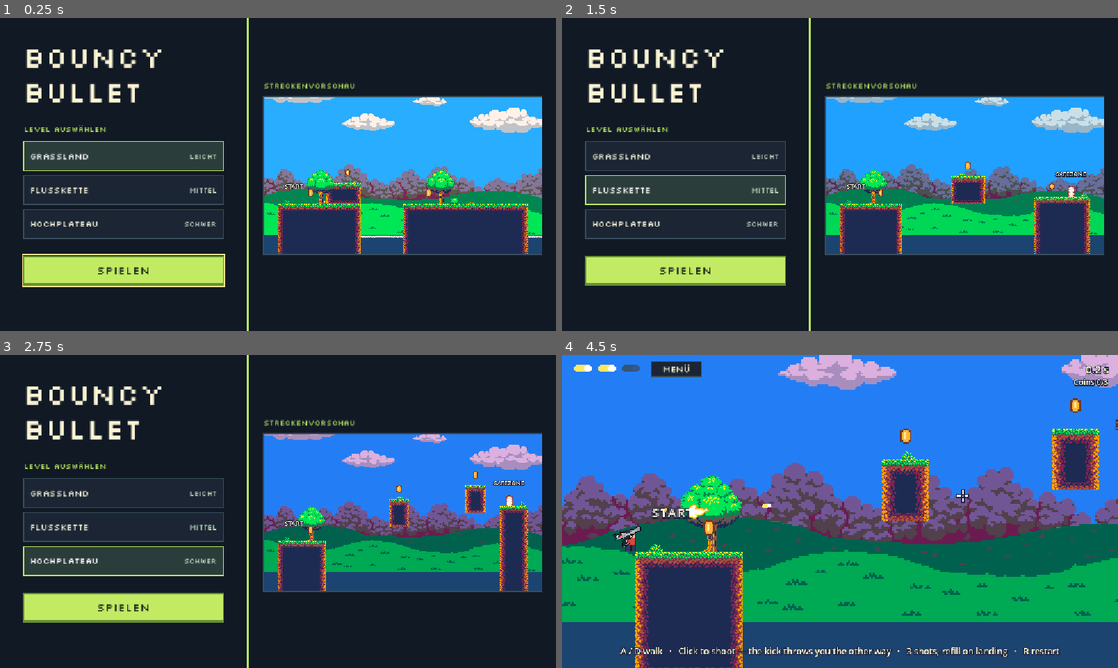
Above: before the commit, frames 1-4 (two rows, left to right).
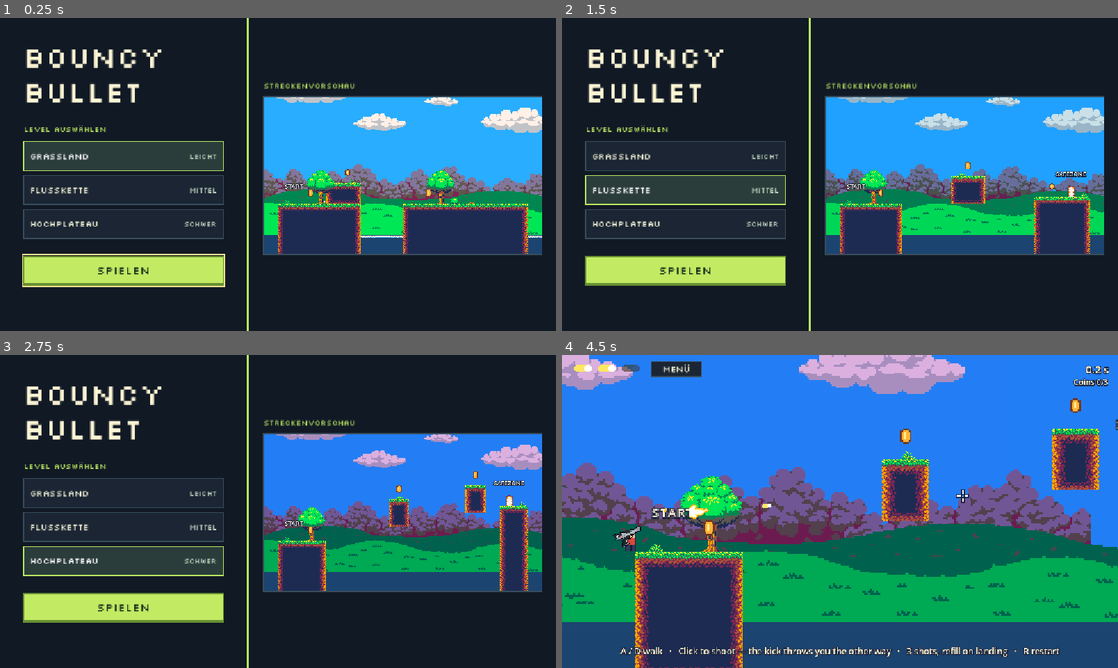
Above: after the commit, the same moments.

Repository: yuvraj-taparia/Bouncy-Bullet
Game: Godot game, scene res://main.tscn
The game is run twice, just before and just after one commit, with the same random seed, the same clock (stepped at 60 frames per second) and the same inputs.
Inputs (mouse positions are in pixels of both pictures, inside the frame that each line leads up to):
- Up to frame 1 (0.25 s): no input
- Up to frame 2 (1.5 s): click "GrassLand" at 0.5 s; click "Flusskette" at 1.25 s
- Up to frame 3 (2.75 s): click "Hochplateau" at 2 s
- Up to frame 4 (4.5 s): click "Spielen" at 2.75 s; click "Menü" at 3.5 s; tap Enter at 4.25 s; move the mouse to (962, 495) at 4.27 s; hold D (move_right) from 4.28 s (still down); click (962, 495) at 4.35 s

The runs differ from the first frame. In frame 1, 2.7% of the frame differs, in the area x 47-98%, y 25-70%; in frame 2, 2.8%; in frame 3, 2.9%; in frame 4, 19%, in the area x 0-100%, y 0-84%.

Commit message:
Scroll Grassland backgrounds at different speeds

Diff:
--- a/maps/grassland/grassland.tscn
+++ b/maps/grassland/grassland.tscn
@@ -9,31 +9,6 @@
 size = Vector2(1760, 768)
 
 [node name="Grassland" instance=ExtResource("1_base")]
-
-[node name="Sky" parent="Backdrop" index="0"]
-texture_repeat = 3
-region_enabled = true
-region_rect = Rect2(0, 0, 730, 208)
-
-[node name="Ridge" parent="Backdrop" index="1"]
-texture_repeat = 3
-region_enabled = true
-region_rect = Rect2(0, 0, 746, 208)
-
-[node name="Hills" parent="Backdrop" index="2"]
-texture_repeat = 3
-region_enabled = true
-region_rect = Rect2(0, 0, 754, 208)
-
-[node name="Meadow" parent="Backdrop" index="3"]
-texture_repeat = 3
-region_enabled = true
-region_rect = Rect2(0, 0, 770, 208)
-
-[node name="SkyFill" type="Polygon2D" parent="Backdrop" index="4"]
-z_index = -1
-color = Color(0.160784, 0.678431, 1, 1)
-polygon = PackedVector2Array(-160, -300, 1440, -300, 1440, 544, -160, 544)
 
 [node name="Pool" parent="." index="1"]
 polygon = PackedVector2Array(-160, 312, 1440, 312, 1440, 620, -160, 620)
--- a/maps/grassland/grassland_base.tscn
+++ b/maps/grassland/grassland_base.tscn
@@ -26,29 +26,54 @@
 [node name="Backdrop" type="Node2D" parent="."]
 z_index = -10
 
-[node name="Sky" type="Sprite2D" parent="Backdrop"]
-position = Vector2(-48, -48)
+[node name="SkyLayer" type="Parallax2D" parent="Backdrop"]
+scroll_scale = Vector2(0.18, 1)
+scroll_offset = Vector2(-48, -48)
+repeat_size = Vector2(736, 0)
+repeat_times = 2
+
+[node name="Sky" type="Sprite2D" parent="Backdrop/SkyLayer"]
 texture = ExtResource("sky")
 centered = false
 scale = Vector2(2, 2)
 
-[node name="Ridge" type="Sprite2D" parent="Backdrop"]
-position = Vector2(-80, -32)
+[node name="RidgeLayer" type="Parallax2D" parent="Backdrop"]
+scroll_scale = Vector2(0.35, 1)
+scroll_offset = Vector2(-80, -32)
+repeat_size = Vector2(800, 0)
+repeat_times = 2
+
+[node name="Ridge" type="Sprite2D" parent="Backdrop/RidgeLayer"]
 texture = ExtResource("ridge")
 centered = false
 scale = Vector2(2, 2)
 
-[node name="Hills" type="Sprite2D" parent="Backdrop"]
-position = Vector2(-96, -29)
+[node name="HillsLayer" type="Parallax2D" parent="Backdrop"]
+scroll_scale = Vector2(0.52, 1)
+scroll_offset = Vector2(-96, -29)
+repeat_size = Vector2(832, 0)
+repeat_times = 2
+
+[node name="Hills" type="Sprite2D" parent="Backdrop/HillsLayer"]
 texture = ExtResource("hills")
 centered = false
 scale = Vector2(2, 2)
 
-[node name="Meadow" type="Sprite2D" parent="Backdrop"]
-position = Vector2(-128, -22)
+[node name="MeadowLayer" type="Parallax2D" parent="Backdrop"]
+scroll_scale = Vector2(0.75, 1)
+scroll_offset = Vector2(-128, -22)
+repeat_size = Vector2(896, 0)
+repeat_times = 2
+
+[node name="Meadow" type="Sprite2D" parent="Backdrop/MeadowLayer"]
 texture = ExtResource("meadow")
 centered = false
 scale = Vector2(2, 2)
+
+[node name="SkyFill" type="Polygon2D" parent="Backdrop"]
+z_index = -1
+color = Color(0.160784, 0.678431, 1, 1)
+polygon = PackedVector2Array(-160, -300, 1440, -300, 1440, 620, -160, 620)
 
 [node name="Pool" type="Polygon2D" parent="."]
 z_index = -1
